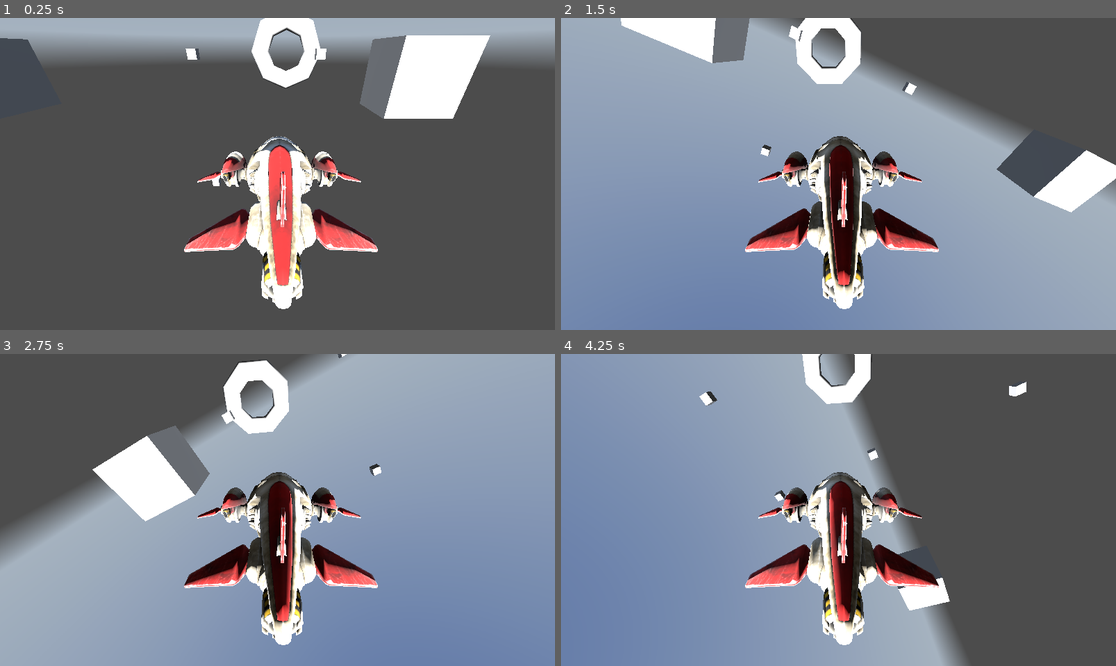
Above: before the commit, frames 1-4 (two rows, left to right).
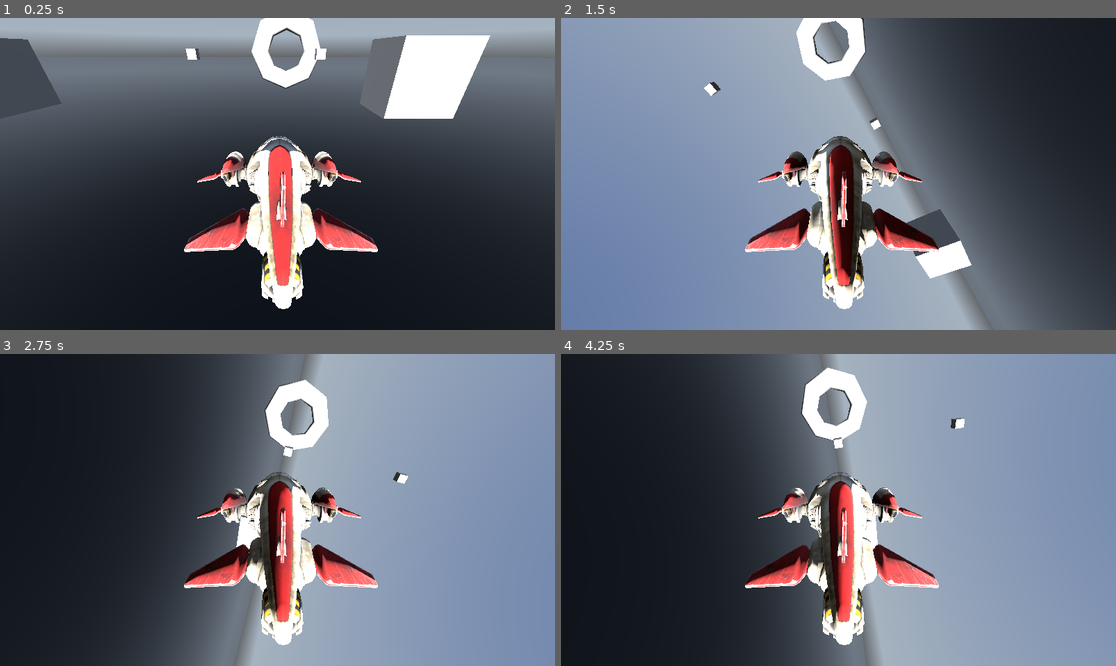
Above: after the commit, the same moments.

Repository: bam-squifi/space-flight-sim
Game: Godot game, scene res://space.tscn
Two runs of this game, one before a commit and one after it. Both use one fixed random seed, a clock stepped at 60 frames per second and the inputs below. The project has no main scene, so this scene is started directly. A sky picture missing from this copy of the repository is replaced by a grey-blue gradient.
Inputs (mouse positions are in pixels of both pictures, inside the frame that each line leads up to):
- Up to frame 1 (0.25 s): no input
- Up to frame 2 (1.5 s): tap Enter at 0.5 s; move the mouse to (960, 158) at 0.52 s; hold E (roll_right) 0.53-1.28 s; move the mouse to (727, 189) at 1.27 s; hold F (pitch_down) from 1.28 s (still down)
- Up to frame 3 (2.75 s): move the mouse to (333, 441) at 2.02 s; release F (pitch_down) at 2.03 s; hold E (roll_right) from 2.03 s (still down)
- Up to frame 4 (4.25 s): move the mouse to (810, 572) at 2.77 s; release E (roll_right) at 2.78 s; hold R (pitch_up) 2.78-3.53 s; move the mouse to (1005, 556) at 3.52 s; hold Q (roll_left) from 3.53 s (still down)

The runs differ from the first frame. In frame 1, 60% of the frame differs, in the area x 0-100%, y 12-100%; in frame 2, 46%; in frame 3, 57%; in frame 4, 93%, in the area x 0-100%, y 0-100%.

Commit message:
adds angular dampening

Diff:
--- a/flight.gd
+++ b/flight.gd
@@ -3,7 +3,8 @@
 @export var thrust = 20.0
 @export var torque_strength = 1.0
 @export var max_roll_speed: float = 2.0 # radians per second
-@export var roll_acceleration: float = 3.
+@export var roll_acceleration: float = 4.
+@export var damp: float = 2.0  # how aggressively we brake
 
 func _physics_process(_delta):
 	# Forward thrust
@@ -40,6 +41,19 @@
 	elif Input.is_action_pressed("roll_right"):
 		if current_roll_speed < max_roll_speed:
 			apply_torque(transform.basis.x * -roll_acceleration)
+	else:
+		self.angular_damp = damp
+
+	if abs(current_roll_speed) < 0.05:
+		current_roll_speed = 0
+
+	if current_roll_speed > 2.00:
+		current_roll_speed = 2.00
+	elif current_roll_speed < -2.00:
+		current_roll_speed = -2.00
+
+
+
 
 	print("Current Roll Speed: ", current_roll_speed)
 
--- a/space.tscn
+++ b/space.tscn
@@ -12,6 +12,12 @@
 [sub_resource type="Environment" id="Environment_rxlph"]
 background_mode = 2
 sky = SubResource("Sky_qtpbo")
+
+[sub_resource type="StandardMaterial3D" id="StandardMaterial3D_81phd"]
+albedo_color = Color(0.165656, 0.165656, 0.165656, 1)
+metallic = 1.0
+metallic_specular = 0.77
+roughness = 0.18
 
 [node name="Space" type="Node3D"]
 
@@ -67,3 +73,7 @@
 
 [node name="CSGTorus3D" type="CSGTorus3D" parent="."]
 transform = Transform3D(-0.0366512, 9.99993, 0, -9.99993, -0.0366512, 0, 0, 0, 10, -67.1458, 0.119293, -2.49709)
+
+[node name="CSGBox3D9" type="CSGBox3D" parent="."]
+transform = Transform3D(1000, 0, 0, 0, 0.5, 0, 0, 0, 1000, 0, -11.9132, 0)
+material_override = SubResource("StandardMaterial3D_81phd")
Not shown: 1 places in space.tscn that only renumber resources
